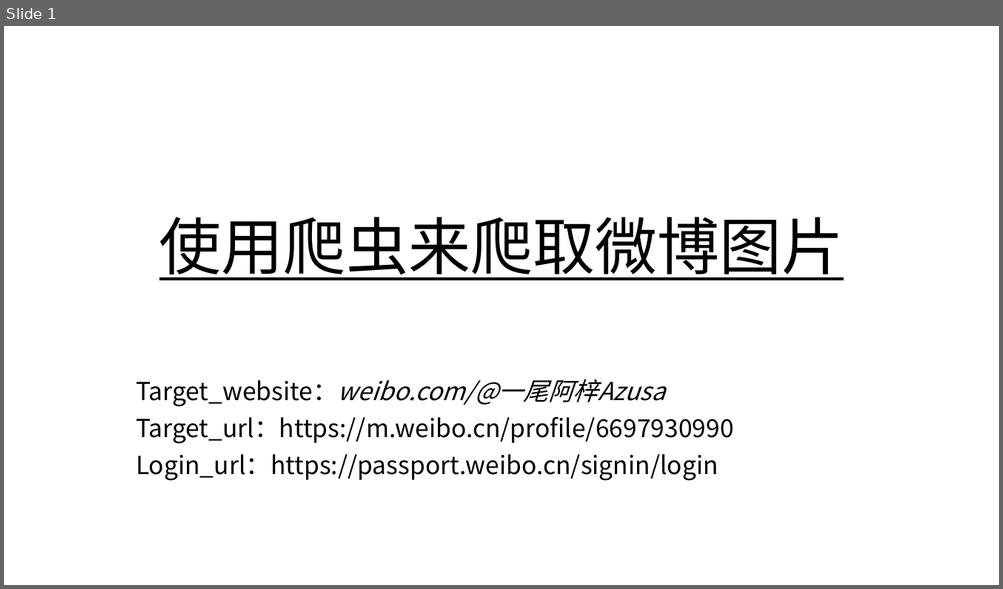
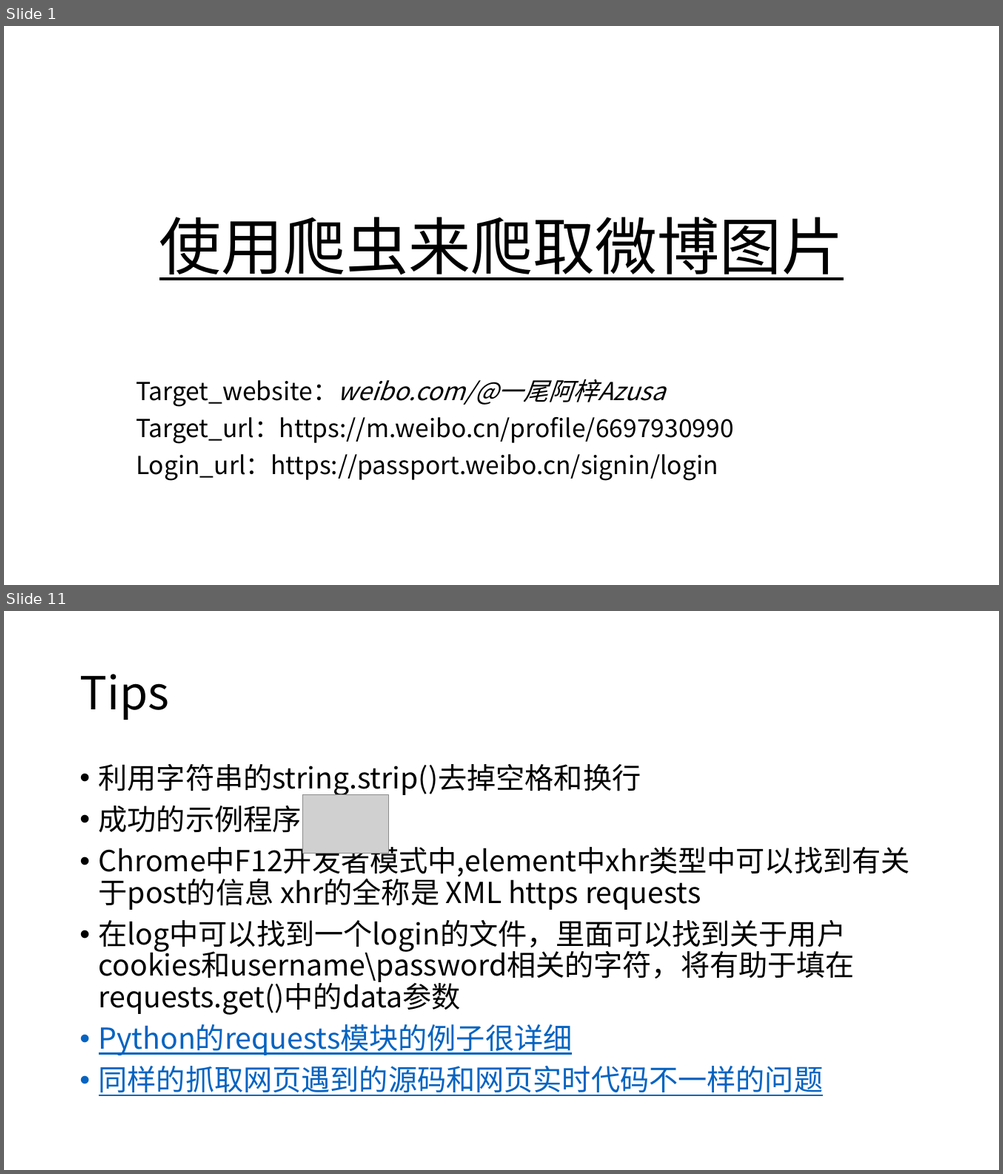
Before and after one commit to iunchen/ScrapySelf, a slide deck: Solution_v2.0.pptx. Shown one above the other, each under a label of ours: slide 1 before the commit, slides 1 and 11 after it; the slides between them are not shown. The pictures are 1003x589 and 1003x1174 pixels, drawn with LibreOffice and Linux fonts; fonts in the diff are those of the drawing; grey boxes stand for pictures. Boxes give left, top, right and bottom in pixels: in the first picture for what was removed or moved away, otherwise in the second. Text is boxed around its words. In the diff, an @@ line names an element or a change of style, - is before the commit and + after.

```diff
--- a/Solution_v2.0.pptx
+++ b/Solution_v2.0.pptx
@@ slide 11 added at box(4, 611, 999, 1170), background #FFFFFF @@
@@ title added at box(79, 674, 169, 720), 44 pt, text #000000 @@
+Tips
@@ text added at box(99, 764, 910, 1096), 28 pt, text #000000 @@
+• 利用字符串的string.strip()去掉空格和换行
+• 成功的示例程序
+• Chrome中F12开发者模式中,element中xhr类型中可以找到有关于post的信息 xhr的全称是 XML https requests
+• 在log中可以找到一个login的文件，里面可以找到关于用户cookies和username\password相关的字符，将有助于填在requests.get()中的data参数
+• Python的requests模块的例子很详细
+• 同样的抓取网页遇到的源码和网页实时代码不一样的问题
@@ picture added at box(303, 795, 389, 854) @@
```
Also in this commit, not shown: 6 slides changed, 5 other slides added.
